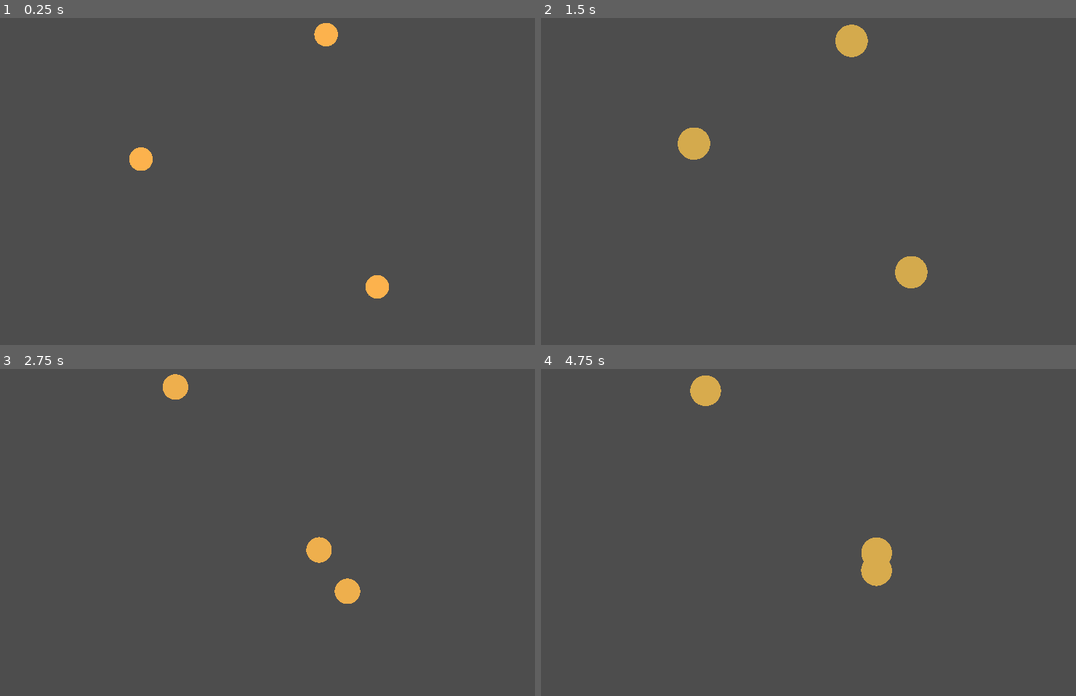
Above: before the commit, frames 1-4 (two rows, left to right).
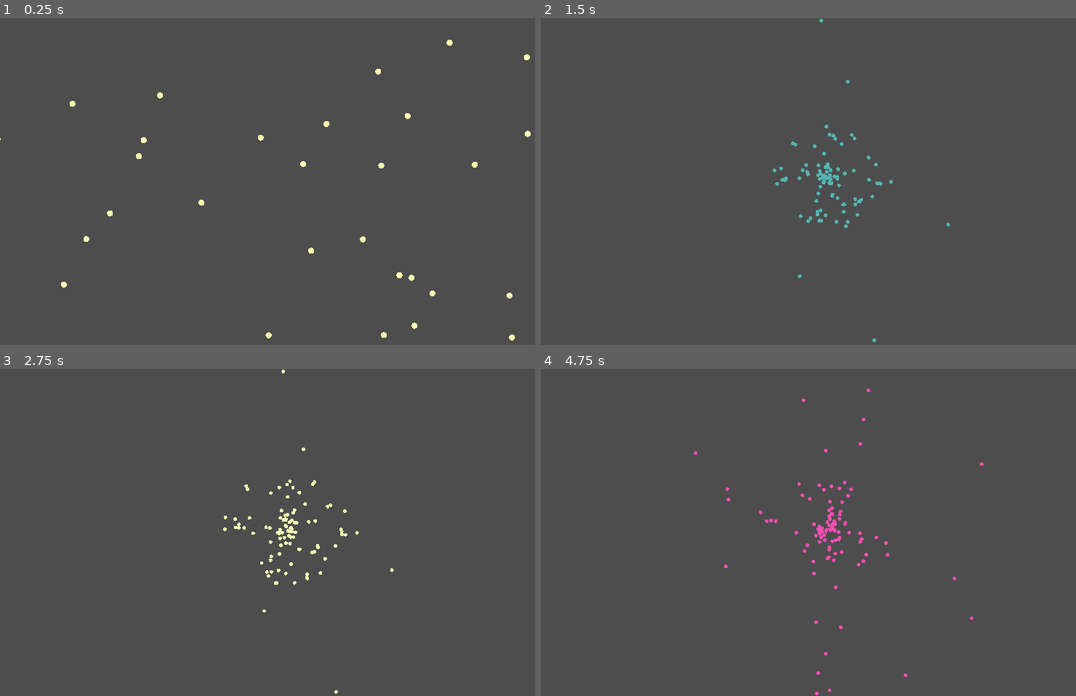
Above: after the commit, the same moments.

Repository: hackerzilla/OrbitingBodies
Game: Godot game, scene res://simulation.tscn
The game is run twice, just before and just after one commit, with the same random seed, the same clock (stepped at 60 frames per second) and the same inputs.
Inputs:
- Up to frame 1 (0.25 s): no input
- Up to frame 2 (1.5 s): tap Space (ui_select) at 0.77 s
- Up to frame 3 (2.75 s): tap Space (ui_select) at 1.52 s
- Up to frame 4 (4.75 s): tap Space (ui_select) at 3.02, 3.77, 4.52 s

The runs differ from the first frame. In frame 1, 1.2% of the frame differs, in the area x 0-100%, y 1-99%; in frame 2, 1.9%, in the area x 25-77%, y 0-100%; in frame 3, 1.4%; in frame 4, 1.7%.

Commit message:
Minor changes.

Diff:
--- a/body.gdshader
+++ b/body.gdshader
@@ -13,9 +13,9 @@
 		//COLOR = vec4(1.0,1.0,1.0,1.0);
 
 		COLOR = vec4(
-			(cos(speed / 500.0)+1.0)/2.0,
-			0.7 * (cos(speed / 1000.0)+1.0)/2.0,
-			0.3,
+			0.3 + 0.7 * (cos(speed / 500.0)+1.0)/2.0,
+			0.3 + 0.7 * (cos(speed / 1000.0)+1.0)/2.0,
+			0.7,
 			1.0);
 	}
 }
--- a/camera.gd
+++ b/camera.gd
@@ -5,13 +5,11 @@
 
 # Set the margin to provide some space around the objects
 var margin = 100.0
-var zoom_text
 var scaler = 0.3
 
-func _ready():
+func _on_ready():
 	make_current()
 	bodies = get_parent().get_node("Bodies").get_children()
-	zoom_text = get_node("Zoom")
 
 func _process(delta):
 	var min_x = INF
--- a/simulation.gd
+++ b/simulation.gd
@@ -1,8 +1,10 @@
 extends Node2D
 class_name Simulation
 
+@export var num_bodies: int = 3
 @export var collisions_enabled: bool = false
 @export var explosions_enabled: bool = false
+@export var body_scene: PackedScene
 
 
 # Idea: have explosions at random locations every 5 seconds  or so
@@ -16,7 +18,15 @@
 @onready var camera = get_node("Camera2D")
 
 func _ready():
+	# Spawn the bodies at random locations
+	var rng = RandomNumberGenerator.new()
 	bodies = get_node("Bodies")
+	for i in range(num_bodies):
+		var body = body_scene.instantiate()
+		var random_location = Vector2(rng.randfn(0, 1000), rng.randfn(0, 1000))
+		bodies.add_child(body)
+		body.global_position = random_location
+
 	bodies = bodies.get_children()
 	var timer = get_node("Timer") as Timer
 	timer.wait_time = explosion_frequency
@@ -28,9 +38,11 @@
 			body.get_node("CollisionShape2D").disabled = true
 	if explosions_enabled:
 		timer.timeout.connect(explosion)
+	var camera = get_node("Camera")
+	camera._on_ready()
+	get_tree().paused = true
 
 func explosion():
-
 	for body in bodies:
 		var direction = camera.global_position.direction_to(body.global_position)
 		body.apply_central_impulse(direction * explosion_force)
--- a/simulation.tscn
+++ b/simulation.tscn
@@ -7,20 +7,13 @@
 
 [node name="World" type="Node2D"]
 script = ExtResource("1_h4sb6")
+num_bodies = 100
+body_scene = ExtResource("1_ij74s")
 
 [node name="Camera" type="Camera2D" parent="."]
 script = ExtResource("3_kvvoq")
 
 [node name="Bodies" type="Node2D" parent="."]
-
-[node name="Body1" parent="Bodies" instance=ExtResource("1_ij74s")]
-position = Vector2(-462, -65)
-
-[node name="Body2" parent="Bodies" instance=ExtResource("1_ij74s")]
-position = Vector2(112, -452)
-
-[node name="Body3" parent="Bodies" instance=ExtResource("1_ij74s")]
-position = Vector2(267, 327)
 
 [node name="Timer" type="Timer" parent="."]
 autostart = true
